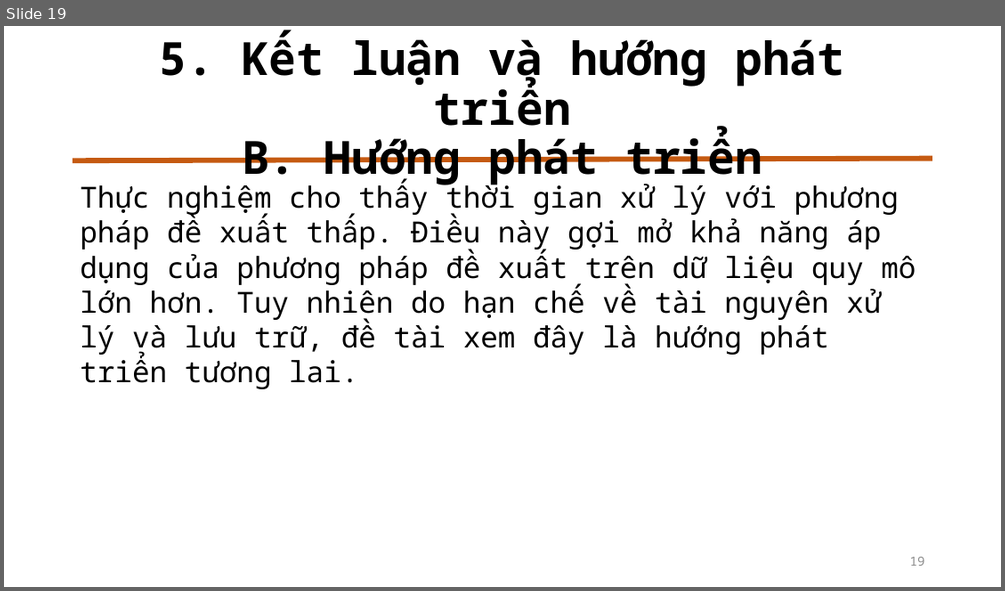
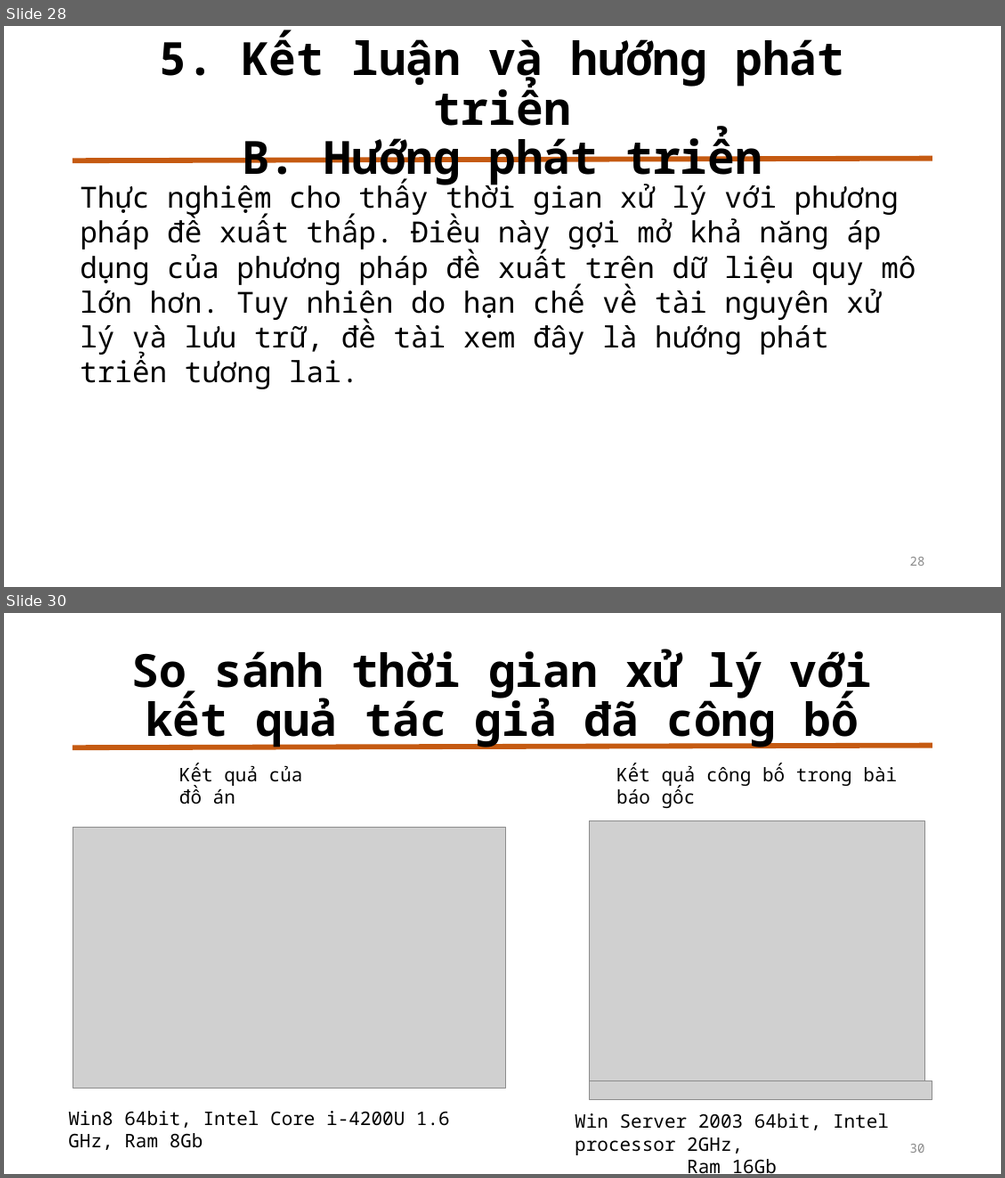
Before and after one commit to duychinhnguyenvn/Mining-Top-K-Co-Occurrence-Items, a slide deck: Slide Bao Cao.pptx. Shown one above the other, each under a label of ours: slide 19 before the commit, slides 28 and 30 after it; the slides between them are not shown. The pictures are 1005x591 and 1005x1178 pixels, drawn with LibreOffice and Linux fonts; fonts in the diff are those of the drawing; grey boxes stand for pictures. Boxes give left, top, right and bottom in pixels: in the first picture for what was removed or moved away, otherwise in the second. Text is boxed around its words. In the diff, an @@ line names an element or a change of style, - is before the commit and + after.

```diff
--- a/Slide Bao Cao.pptx
+++ b/Slide Bao Cao.pptx
@@ slide 30 added at box(4, 613, 1001, 1174), background #FFFFFF; not listed: 1 template element that a slide beside it also shows @@
@@ title added at box(132, 649, 872, 748), 44 pt, text #000000, bold @@
+So sánh thời gian xử lý với kết quả tác giả đã công bố
@@ text added at box(179, 763, 303, 804), 18 pt, text #000000 @@
+Kết quả của đồ án
@@ text added at box(616, 763, 897, 808), 18 pt, text #000000 @@
+Kết quả công bố trong bài báo gốc
@@ picture added at box(590, 821, 924, 1080) @@
@@ picture added at box(73, 827, 506, 1087) @@
@@ picture added at box(590, 1080, 933, 1100) @@
@@ text added at box(68, 1111, 450, 1150), 18 pt, text #000000 @@
+Win8 64bit, Intel Core i-4200U 1.6 GHz, Ram 8Gb
@@ text added at box(574, 1113, 889, 1174), 18 pt, text #000000 @@
+Win Server 2003 64bit, Intel processor 2GHz,
+Ram 16Gb
@@ page number added at box(910, 1143, 925, 1152), 12 pt, text #8C8C8C @@
+30
@@ what was slide 19 is now slide 28 @@
@@ page number at box(910, 556, 925, 565): text changed @@
-19
+28
```
Also in this commit, not shown: 10 slides changed, 12 other slides added.
